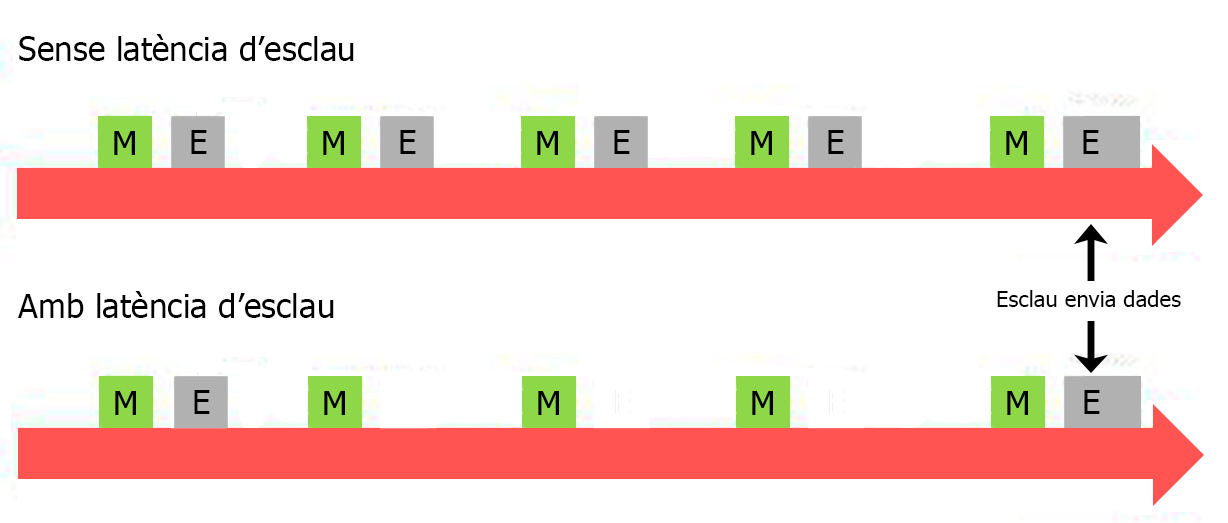
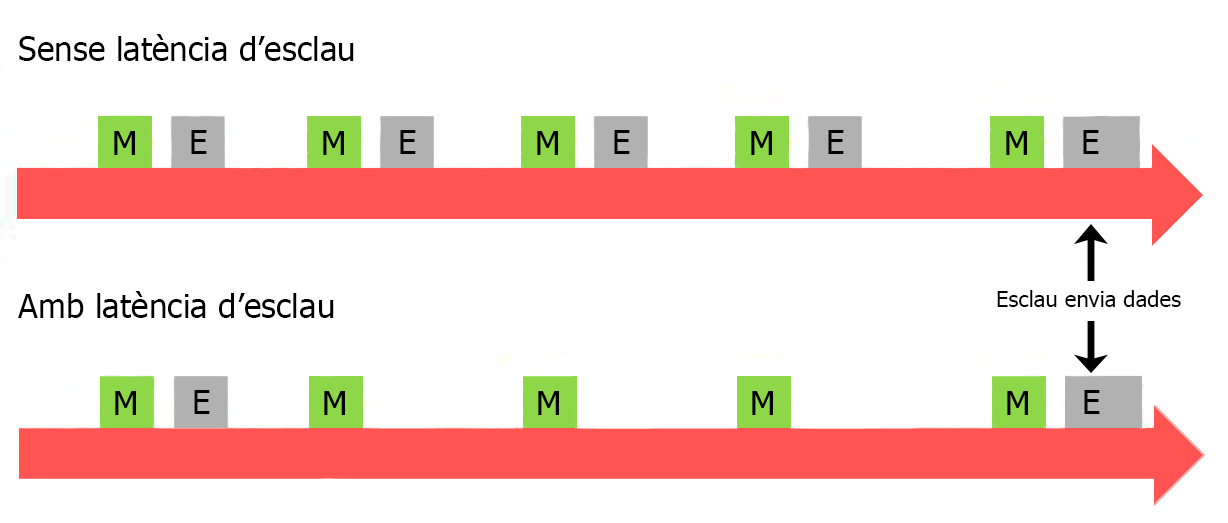
Layer changes from the first 1228x523 image to the second:
painted on "Capa 5" over [left=0, top=353, right=1205, bottom=522]
painted on "Capa 4" over [left=0, top=38, right=1201, bottom=262]
